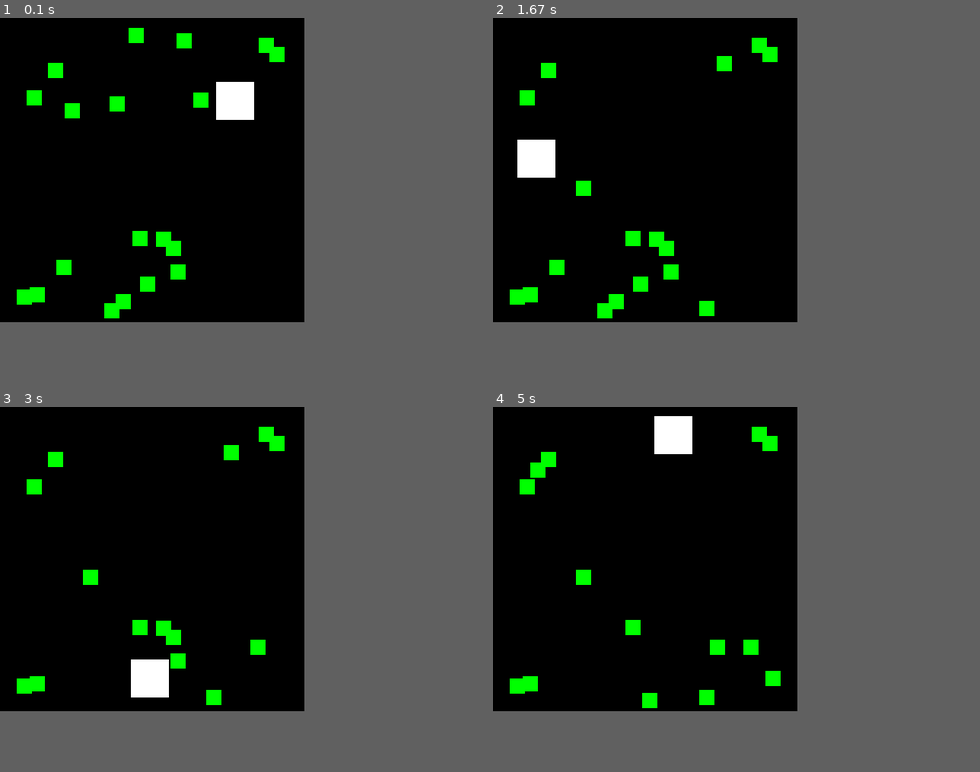
Above: before the commit, frames 1-4 (two rows, left to right).
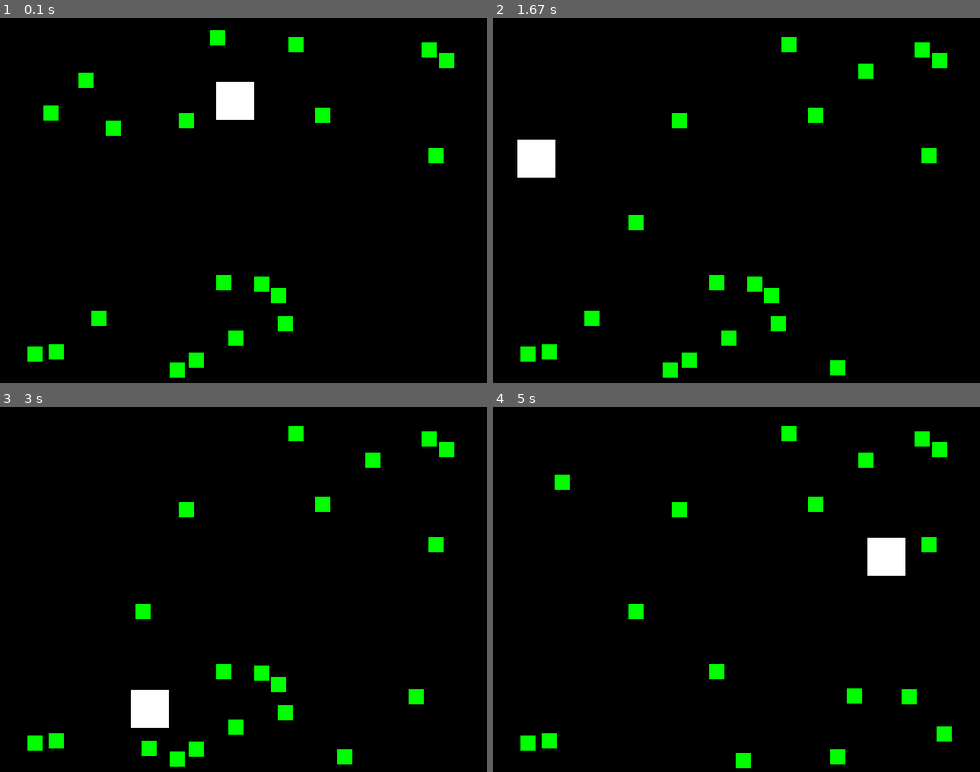
Above: after the commit, the same moments.

Repository: Licho59/Licho-repository
Game: pygame game, started from inne_projekty/collisionDetection.py
The game is run twice, just before and just after one commit, with the same random seed, the same clock (stepped at 60 frames per second) and the same inputs.
Inputs:
- Up to frame 1 (0.1 s): no input
- Up to frame 2 (1.67 s): no input
- Up to frame 3 (3 s): no input
- Up to frame 4 (5 s): no input
In our replay, the window is 400x400 before the commit and 640x480 after it. These sizes can differ from the game's own. Grey fills any space a smaller window leaves; there, only what the larger window draws over its background counts as a difference.

The runs differ from the first frame. In frame 1, 5.0% of the frame differs, in the area x 3-94%, y 2-99%; in frame 2, 4.6%; in frame 3, 5.7%, in the area x 3-94%, y 5-99%; in frame 4, 5.6%.

Commit message:
Zmiany w repozytorium wprowadzane w ramach nauki systemu kontroli wersji - Git

Diff:
--- a/inne_projekty/collisionDetection.py
+++ b/inne_projekty/collisionDetection.py
@@ -17,8 +17,7 @@
 
 
 def isPointInsideRect(x, y, rect):
-    if (x > rect.left) and (x < rect.right) and (y > rect.top) and (y <
-                                                                    rect.bottom):
+    if (x > rect.left) and (x < rect.right) and (y > rect.top) and (y<rect.bottom):
         return True
     else:
         return False
@@ -29,8 +28,8 @@
 mainClock = pygame.time.Clock()
 
 # set up the window
-WINDOWWIDTH = 400
-WINDOWHEIGHT = 400
+WINDOWWIDTH = 640
+WINDOWHEIGHT = 480
 windowSurface = pygame.display.set_mode((WINDOWWIDTH, WINDOWHEIGHT), 0, 32)
 pygame.display.set_caption('Collision Detection')
 
Not shown, added: README.txt
Not shown, added: podstawy_git.docx
